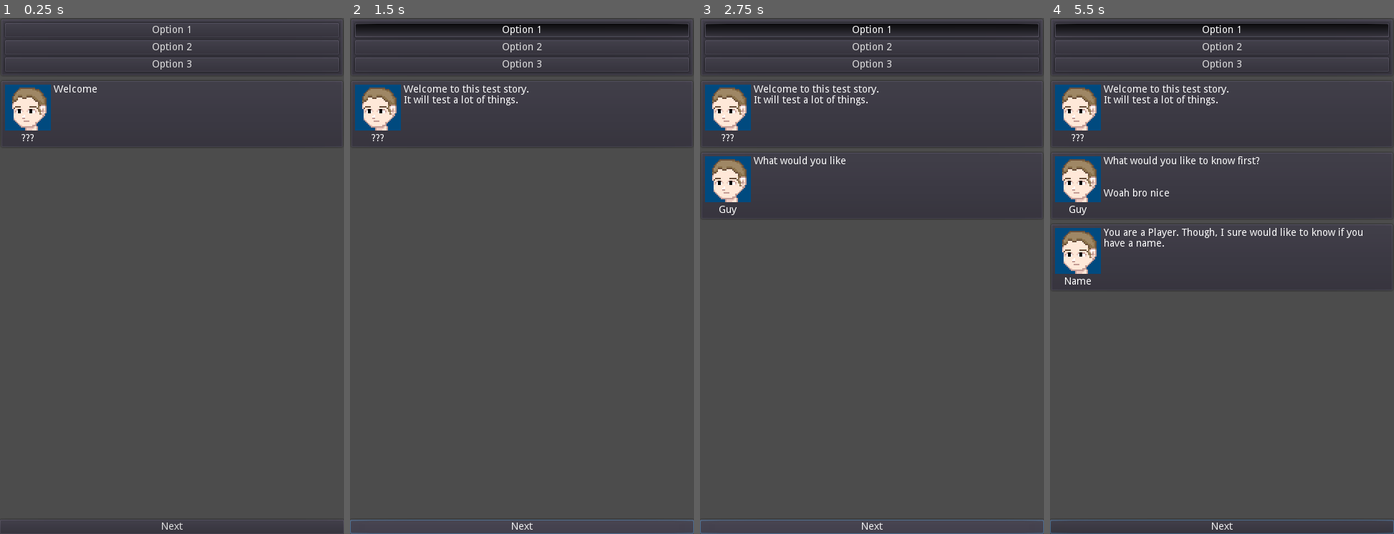
Above: before the commit, frames 1-4 (left to right).
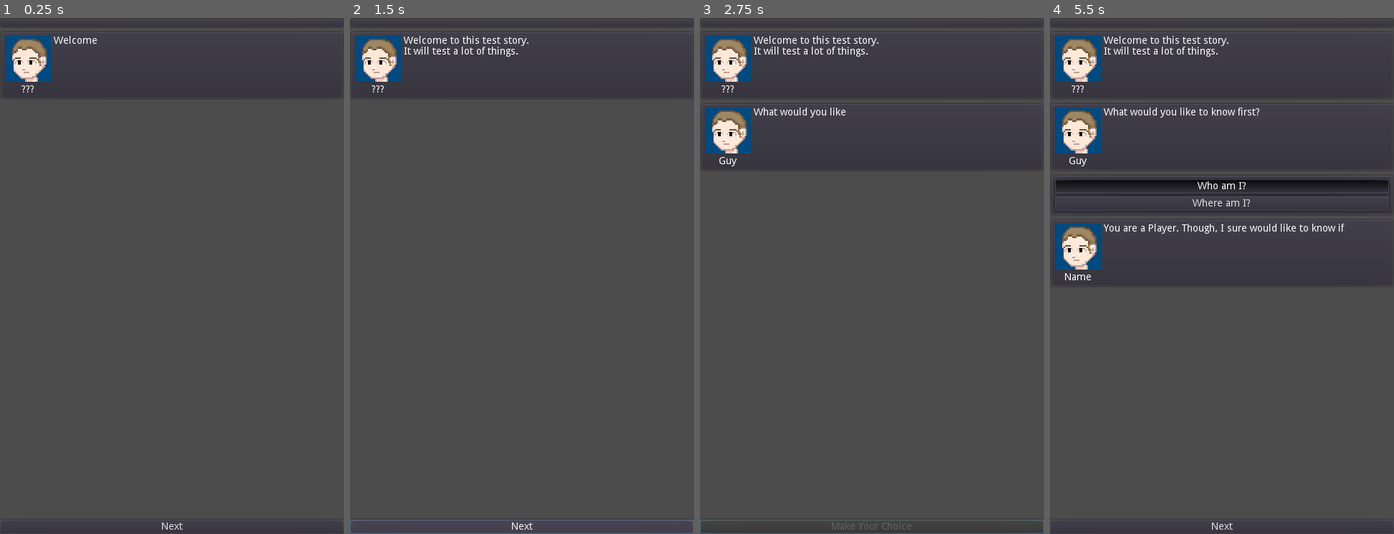
Above: after the commit, the same moments.

Repository: Crystalwarrior/chatgame
Game: Godot game, scene res://scenes/Main.tscn
Two runs of this game, one before a commit and one after it. Both use one fixed random seed, a clock stepped at 60 frames per second and the inputs below.
Inputs (mouse positions are in pixels of both pictures, inside the frame that each line leads up to):
- Up to frame 1 (0.25 s): no input
- Up to frame 2 (1.5 s): click (522, 28) at 0.5 s, where only the run before the commit has a clickable "Option 1"; click "Next" at 1.25 s
- Up to frame 3 (2.75 s): click "Next" at 2 s
- Up to frame 4 (5.5 s): click (1222, 528) at 2.75 s, where only the run before the commit has a clickable "Next"; click (1222, 188) at 3.5 s, where only the run after the commit has a clickable "Who am I?"; tap Enter at 4.25 s; tap Space at 5 s

The runs differ from the first frame. In frame 1, 3.1% of the frame differs, in the area x 0-100%, y 0-24%; in frame 2, 5.2%; in frame 3, 7.4%; in frame 4, 11%, in the area x 0-100%, y 1-100%.

Commit message:
Finally implement branching dialogue choices system Choice Container functionality fully working, signals all hooked up, we got 'em ladies and gentlemen "Pending Method" system implemented - functions can now call delayed methods once the text "finished" signal is called. Right now only one method can be pending at a time (so you can't pool multiple method calls).

Diff:
--- a/scripts/ChoiceContainer.gd
+++ b/scripts/ChoiceContainer.gd
@@ -8,11 +8,9 @@
 
 
 func _ready():
-	_add_option("Option 1")
-	_add_option("Option 2")
-	_add_option("Option 3")
+	pass
 
-func _add_option(text : String):
+func add_option(text : String):
 	var option = _ChoiceTemplate.duplicate()
 	_Container.add_child(option)
 	option.set_text(text)
--- a/scripts/dialog_player.gd
+++ b/scripts/dialog_player.gd
@@ -5,12 +5,16 @@
 onready var _box = $ScrollContainer/VBoxContainer
 onready var _scrollcontainer = $ScrollContainer
 onready var _scrollbar = $ScrollContainer.get_v_scrollbar()
+onready var _next_button = $NextButton
 
 var _did = 0
 var _nid = 0
 var _Story_Reader
 var _playing_dialog = false
 var _current_instance
+
+#A pending method call once the dialogue is finished
+var _pending_method = ["", []]
 var _waiting = true
 
 # Virtual Methods
@@ -40,6 +44,11 @@
 
 func _on_Chatline_finished():
 	_waiting = false
+	print(_pending_method[0])
+	if has_method(_pending_method[0]):
+		var method = _pending_method.duplicate()
+		_pending_method = ["", []]
+		callv(method[0], method[1])
 
 
 # Public Methods
@@ -139,11 +148,37 @@
 	_scrollcontainer.scroll_vertical = _scrollbar.max_value
 	_current_instance.display_text(dialog, speaker, load("res://avatars/guy.png"))
 
+func _compose_questions_list(questions: PoolStringArray):
+	_current_instance = _choice_container.instance()
+	_current_instance.connect("clicked", self, "_on_choice_clicked")
+	_box.add_child(_current_instance)
+	yield(get_tree(), "idle_frame")
+	for q in questions:
+		_current_instance.add_option(q)
+	yield(get_tree(), "idle_frame")
+	_scrollcontainer.scroll_vertical = _scrollbar.max_value
+
+func _on_choice_clicked(slot: int):
+	_get_next_node(slot)
+	if _playing_dialog:
+		_play_node()
+
+	_next_button.disabled = false
+	_next_button.text = "Next"
+
 func _diag_test():
 	print("Test success!")
 
 func _diag_question(question: String):
 	print("We have to ask question '%s'" % question)
+	if _pending_method[0] != "_compose_questions_list":
+		_pending_method = ["_compose_questions_list", [ [] ]]
+		_next_button.disabled = true
+		_next_button.text = "Make Your Choice"
+
+	# append the question to the existing arg array within the poolstringarray argument
+	# (we are using callv hence complexity)
+	_pending_method[1][0].append(question)
 
 func _diag_q(question: String):
 	_diag_question(question)
--- a/stories/main_story.tres
+++ b/stories/main_story.tres
@@ -37,9 +37,7 @@
 "text": "Guy:
 What would you like to know first?
 \\q[Who am I?]
-\\q[Where am I?]
-\\test
-Woah bro nice",
+\\q[Where am I?]",
 "type": "line"
 },
 3: {
--- a/stories/main_story_baked.tres
+++ b/stories/main_story_baked.tres
@@ -23,9 +23,7 @@
 "text": "Guy:
 What would you like to know first?
 \\q[Who am I?]
-\\q[Where am I?]
-\\test
-Woah bro nice"
+\\q[Where am I?]"
 },
 3: {
 "links": {
